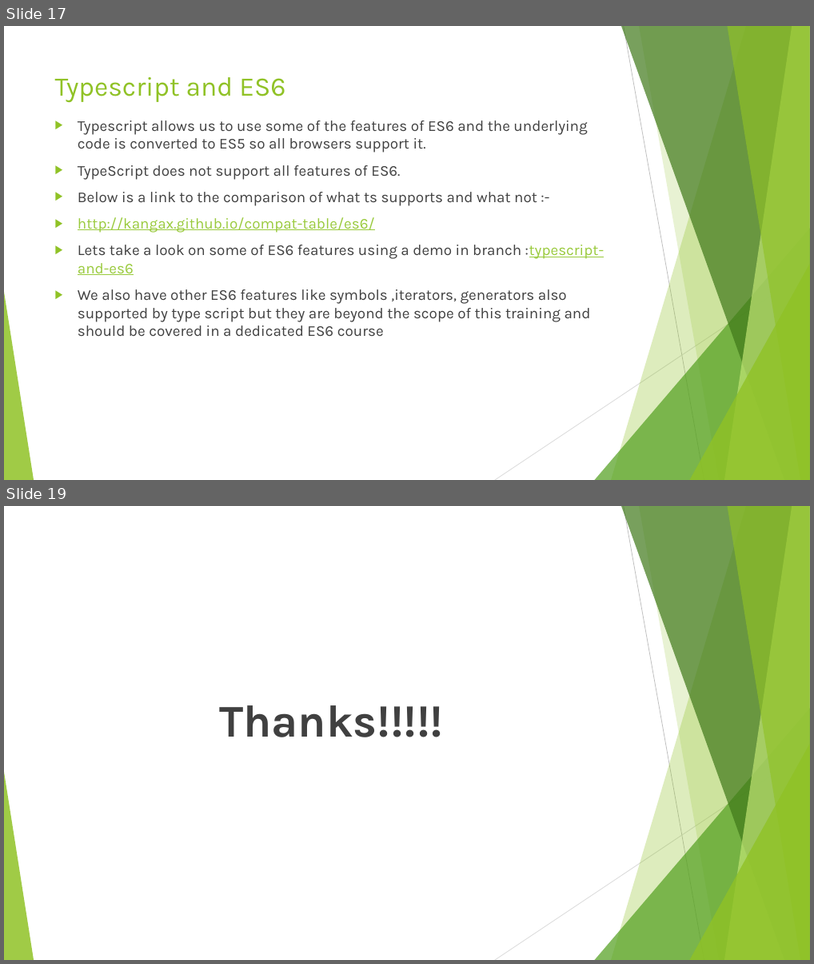
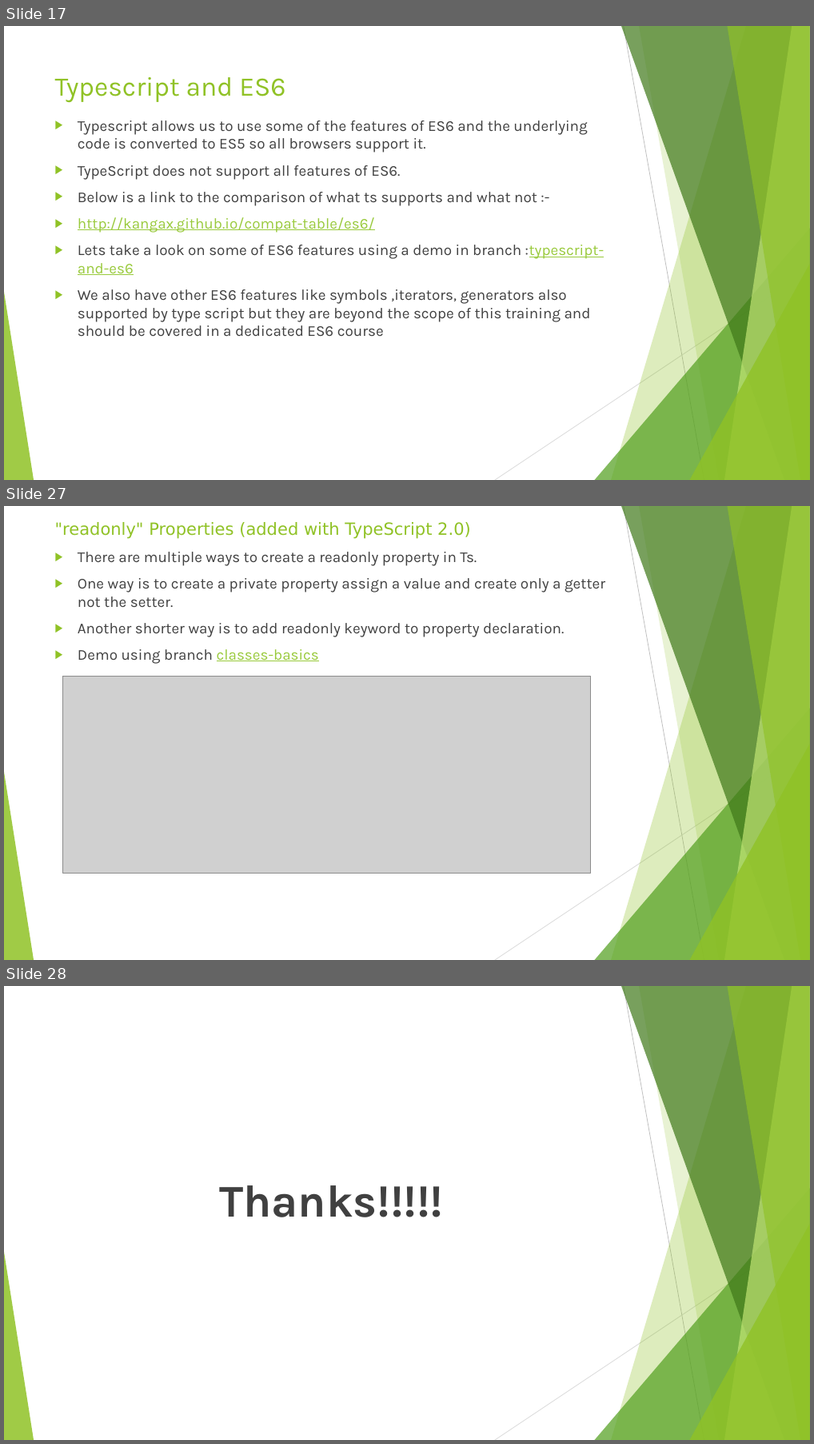
Before and after one commit to rudhrainfogain/typescript-complete-course, a slide deck: Type Script v5.0.pptx. Shown one above the other, each under a label of ours: slides 17 and 19 before the commit, slides 17, 27 and 28 after it; the slides between them are not shown. The pictures are 814x964 and 814x1444 pixels, drawn with LibreOffice and Linux fonts; fonts in the diff are those of the drawing; grey boxes stand for pictures. Boxes give left, top, right and bottom in pixels: in the first picture for what was removed or moved away, otherwise in the second. Text is boxed around its words. In the diff, an @@ line names an element or a change of style, - is before the commit and + after.

Commit message:
added TS classes example

```diff
--- a/Type Script v5.0.pptx
+++ b/Type Script v5.0.pptx
@@ slide 27 added at bbox=[4, 506, 810, 960], background #FFFFFF; not listed: 10 template elements that a slide beside it also shows @@
@@ title added at bbox=[55, 522, 471, 539], 20 pt, text #90C226 @@
+"readonly" Properties (added with TypeScript 2.0)
@@ text added at bbox=[78, 552, 606, 664], 18 pt, text #404040 @@
+▶ There are multiple ways to create a readonly property in Ts.
+▶ One way is to create a private property assign a value and create only a getter not the setter.
+▶ Another shorter way is to add readonly keyword to property declaration.
+▶ Demo using branch classes-basics
@@ picture added at bbox=[63, 676, 591, 873] @@
@@ what was slide 19 is now slide 28 @@
```
Also in this commit, not shown: 9 other slides added, 1 slide removed, 10 other files.
